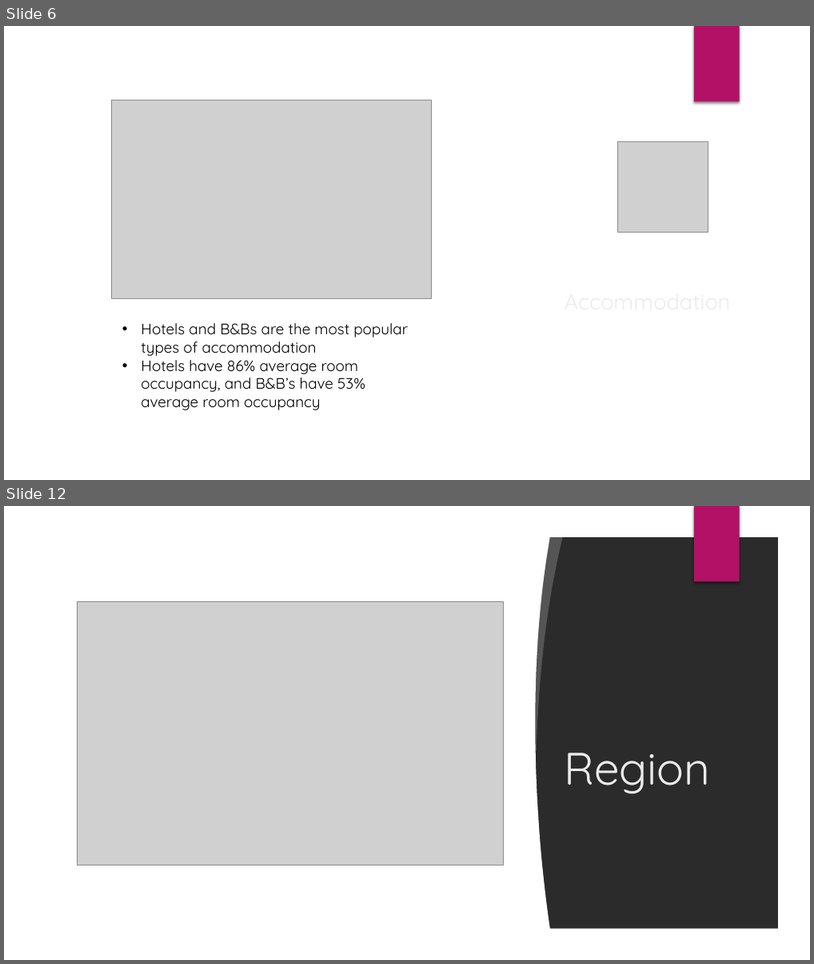
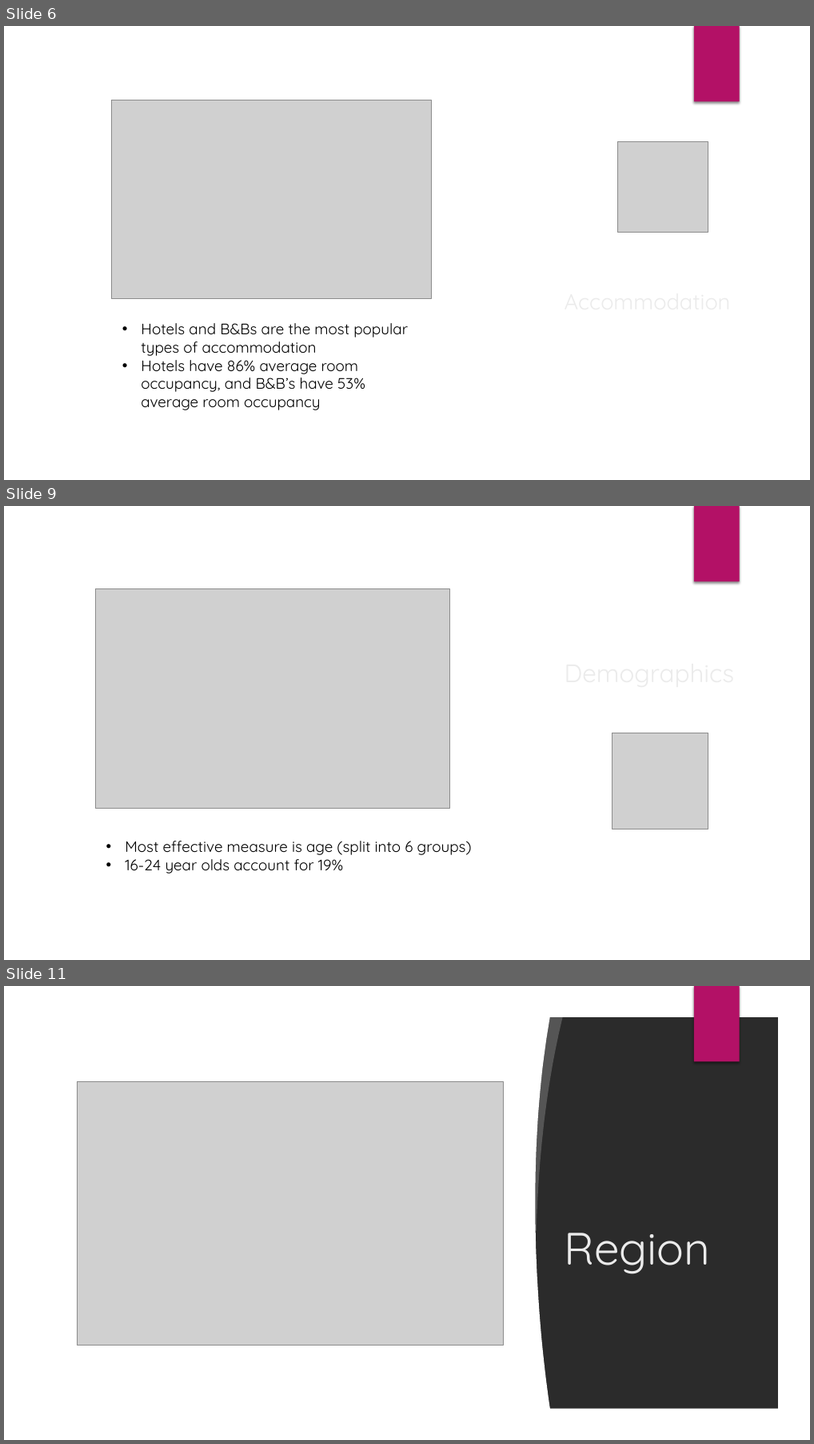
Before and after one commit to louiseshambrook/visit_scotland_final_project, a slide deck: presentation/visit_scotland_presentation.pptx. Shown one above the other, each under a label of ours: slides 6 and 12 before the commit, slides 6, 9 and 11 after it; the slides between them are not shown. The pictures are 814x964 and 814x1444 pixels, drawn with LibreOffice and Linux fonts; fonts in the diff are those of the drawing; grey boxes stand for pictures; background and template pictures are left out; a plain dark background stands for a picture behind light text. Boxes give left, top, right and bottom in pixels: in the first picture for what was removed or moved away, otherwise in the second. Text is boxed around its words. In the diff, an @@ line names an element or a change of style, - is before the commit and + after.

Commit message:
demographics slides updated
demographics slides updated

```diff
--- a/presentation/visit_scotland_presentation.pptx
+++ b/presentation/visit_scotland_presentation.pptx
@@ slide 9 added at (4,506,810,960), background picture (left out); not listed: 1 template element that a slide beside it also shows @@
@@ rectangle added at (32,532,481,933), fill #FFFFFF @@
@@ freeform shape added at (468,532,551,932), fill #FFFFFF @@
@@ freeform shape added at (517,532,563,752), fill #FFFFFF at 20% opacity @@
@@ picture added at (95,589,450,808) @@
@@ title added at (558,588,768,691), 30 pt, text #EBEBEB @@
+Demographics
@@ picture added at (613,733,709,829) @@
@@ text added at (125,840,472,873), 18 pt, text #000000 @@
+• Most effective measure is age (split into 6 groups)
+• 16-24 year olds account for 19%
@@ what was slide 12 is now slide 11 @@
```
Also in this commit, not shown: 1 slide changed, 2 other slides added, 4 slides removed.
